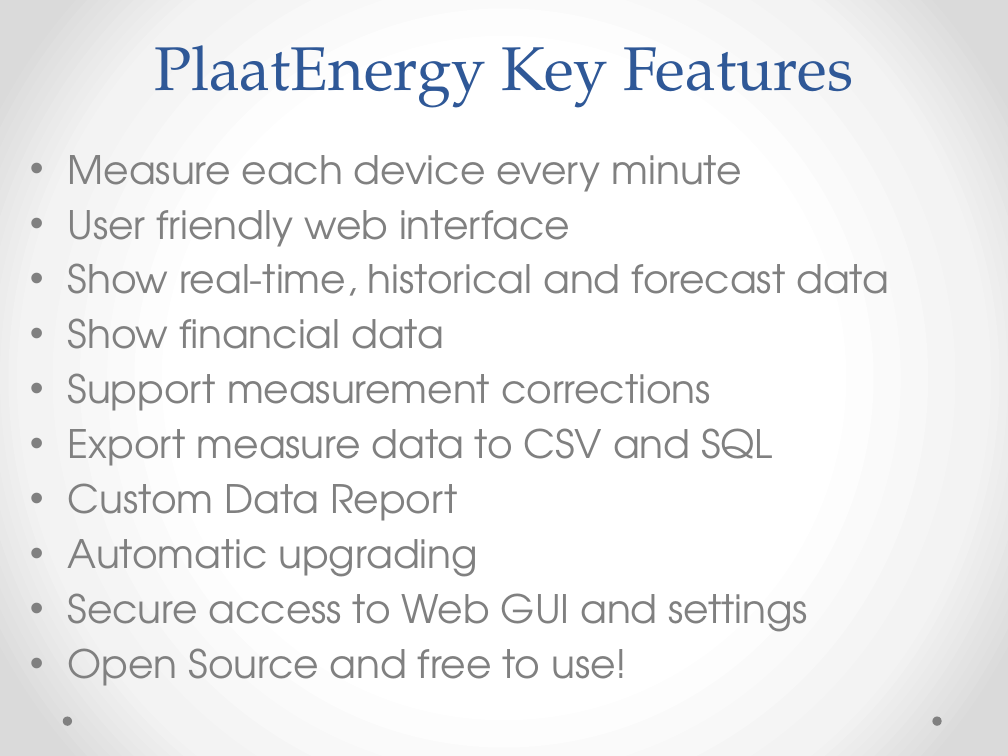
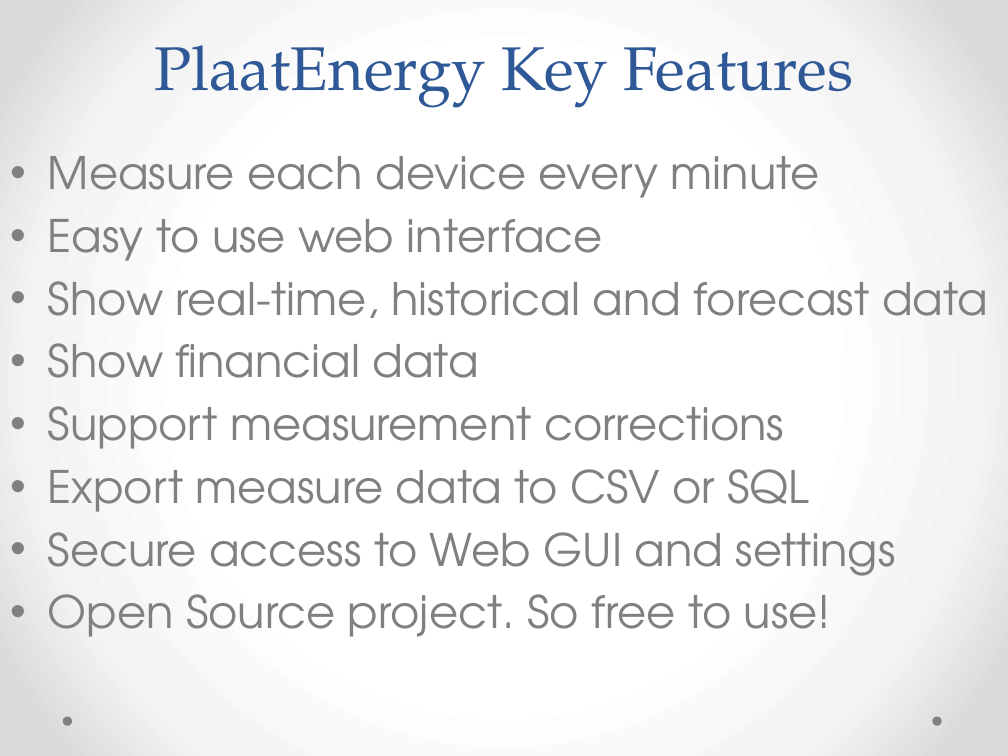
Before and after one commit to plaatsoft/plaatenergy, a slide deck: slide 11 of doc/ppt/PlaatEnergy Design.pptx. Drawn at 1008x756 pixels with LibreOffice and Linux fonts; fonts in the diff are those of the drawing. Boxes give left, top, right and bottom in pixels: in the first picture for what was removed or moved away, otherwise in the second. Text is boxed around its words. In the diff, an @@ line names an element or a change of style, - is before the commit and + after.

```diff
--- a/doc/ppt/PlaatEnergy Design.pptx
+++ b/doc/ppt/PlaatEnergy Design.pptx
@@ text "Measure each device every minute": place and size @@
-text "Measure each device every minute" at [68, 155, 889, 686]
+text "Measure each device every minute" at [48, 156, 988, 637]
@@ text at [48, 156, 988, 576]: size 28 to 32 pt in "Measure each device every minute", "Show real-time, historical and forecast data", "Show financial data", "Support measurement corrections" and 1 more places @@
@@ text at [48, 219, 603, 261]: text changed; size 28 to 32 pt @@
-• User friendly web interface
+• Easy to use web interface
@@ text at [48, 469, 809, 512]: text changed; size 28 to 32 pt @@
-• Export measure data to CSV and SQL
-• Custom Data Report
-• Automatic upgrading
+• Export measure data to CSV or SQL
@@ text at [48, 594, 831, 637]: text changed; size 28 to 32 pt @@
-• Open Source and free to use!
+• Open Source project. So free to use!
```
Also in this commit, not shown: 8 other slides changed, 1 slide added.
